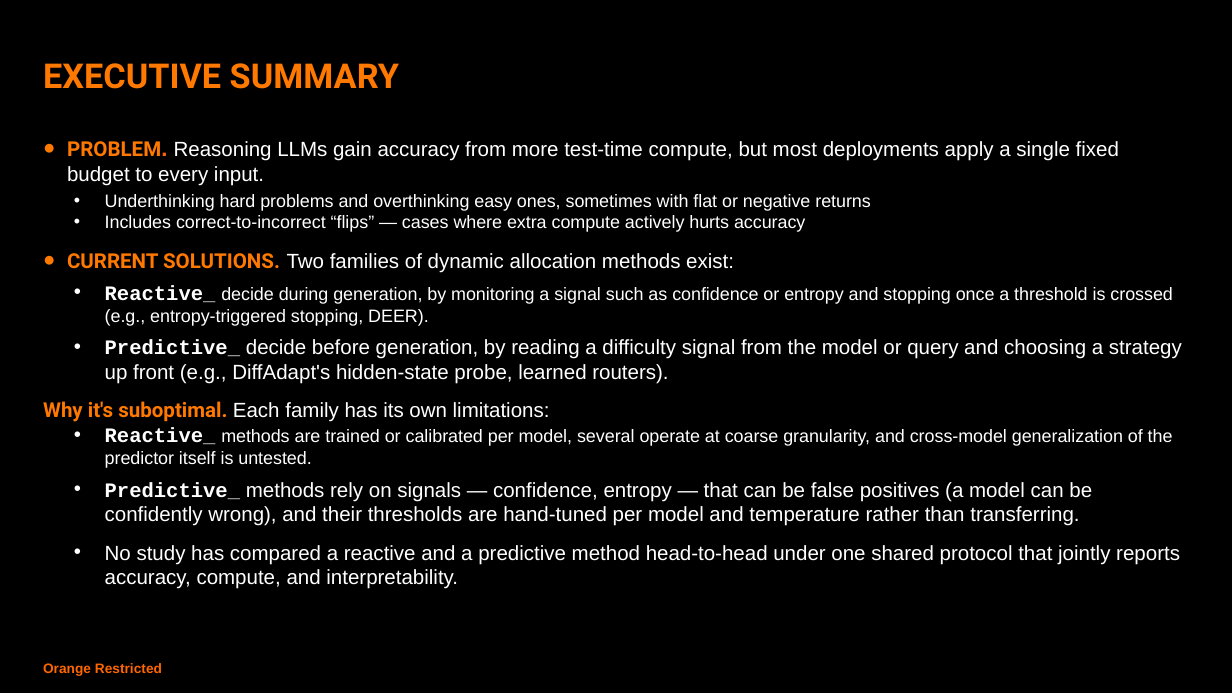
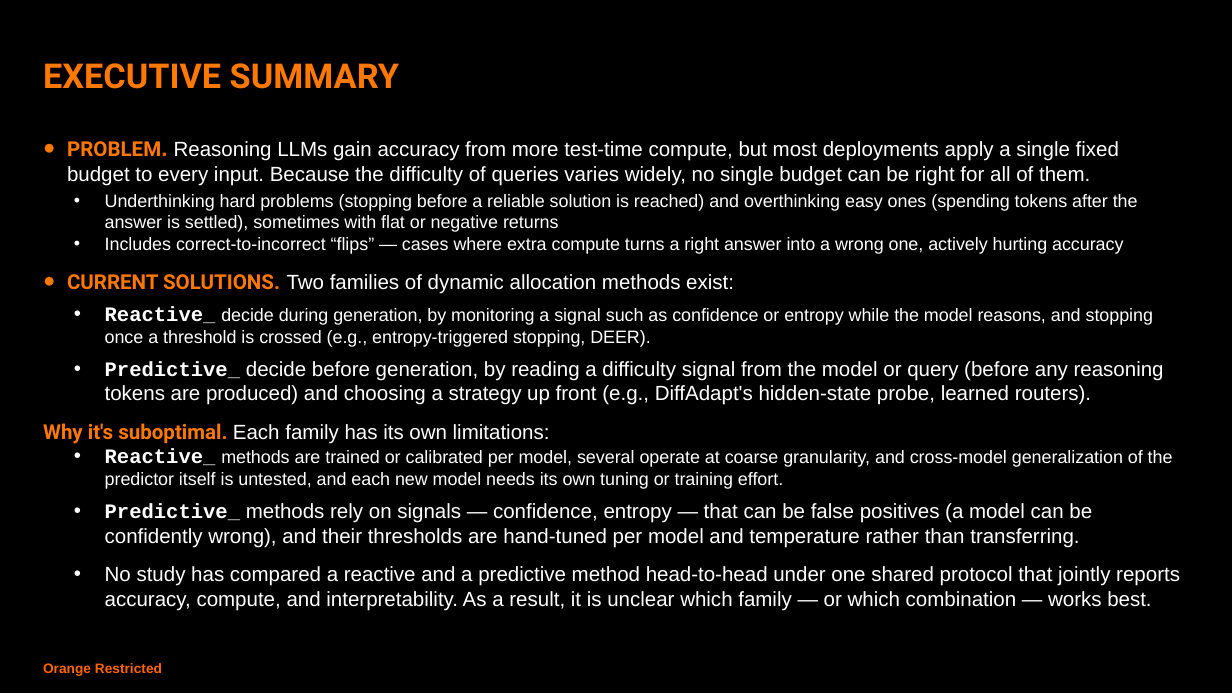
Before and after one commit to tharwat-ux/TTCA, a slide deck: slide 2 of presentation/dynamic_test_time_compute_allocation.pptx. Drawn at 1232x693 pixels with LibreOffice and Linux fonts; fonts in the diff are those of the drawing. Boxes give left, top, right and bottom in pixels: in the first picture for what was removed or moved away, otherwise in the second. Text is boxed around its words. In the diff, an @@ line names an element or a change of style, - is before the commit and + after.

```diff
--- a/presentation/dynamic_test_time_compute_allocation.pptx
+++ b/presentation/dynamic_test_time_compute_allocation.pptx
@@ text at bbox=[67, 141, 1138, 254]: text changed @@
-● PROBLEM. Reasoning LLMs gain accuracy from more test-time compute, but most deployments apply a single fixed budget to every input.
-  • Underthinking hard problems and overthinking easy ones, sometimes with flat or negative returns
-  • Includes correct-to-incorrect “flips” — cases where extra compute actively hurts accuracy
+● PROBLEM. Reasoning LLMs gain accuracy from more test-time compute, but most deployments apply a single fixed budget to every input. Because the difficulty of queries varies widely, no single budget can be right for all of them.
+  • Underthinking hard problems (stopping before a reliable solution is reached) and overthinking easy ones (spending tokens after the answer is settled), sometimes with flat or negative returns
+  • Includes correct-to-incorrect “flips” — cases where extra compute turns a right answer into a wrong one, actively hurting accuracy
@@ text at bbox=[105, 306, 1164, 405]: text changed @@
-  • Reactive_ decide during generation, by monitoring a signal such as confidence or entropy and stopping once a threshold is crossed (e.g., entropy-triggered stopping, DEER).
-  • Predictive_ decide before generation, by reading a difficulty signal from the model or query and choosing a strategy up front (e.g., DiffAdapt's hidden-state probe, learned routers).
+  • Reactive_ decide during generation, by monitoring a signal such as confidence or entropy while the model reasons, and stopping once a threshold is crossed (e.g., entropy-triggered stopping, DEER).
+  • Predictive_ decide before generation, by reading a difficulty signal from the model or query (before any reasoning tokens are produced) and choosing a strategy up front (e.g., DiffAdapt's hidden-state probe, learned routers).
@@ text at bbox=[105, 449, 1173, 489]: text changed @@
-  • Reactive_ methods are trained or calibrated per model, several operate at coarse granularity, and cross-model generalization of the predictor itself is untested.
+  • Reactive_ methods are trained or calibrated per model, several operate at coarse granularity, and cross-model generalization of the predictor itself is untested, and each new model needs its own tuning or training effort.
@@ text at bbox=[105, 566, 1180, 611]: text changed @@
-  • No study has compared a reactive and a predictive method head-to-head under one shared protocol that jointly reports accuracy, compute, and interpretability.
+  • No study has compared a reactive and a predictive method head-to-head under one shared protocol that jointly reports accuracy, compute, and interpretability. As a result, it is unclear which family — or which combination — works best.
```
Also in this commit, not shown: 15 other slides changed, 7 slides removed, 23 other files.
